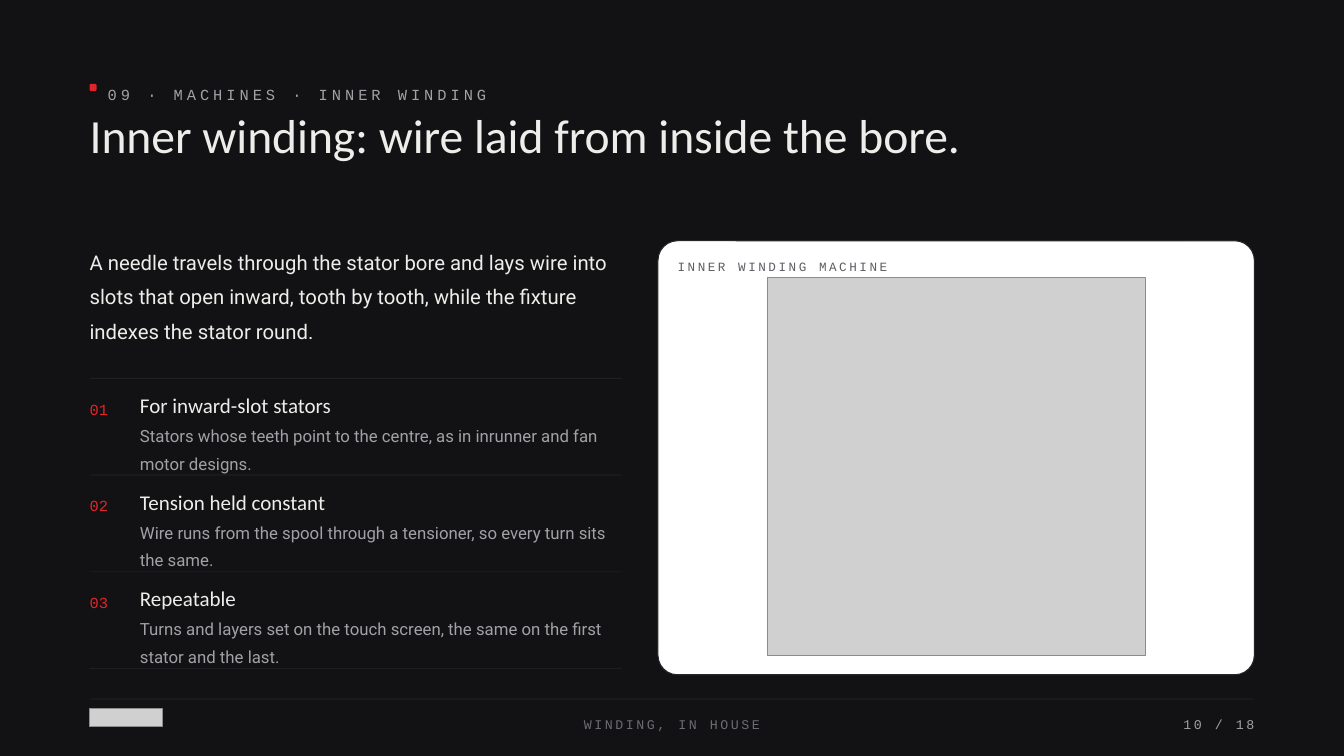
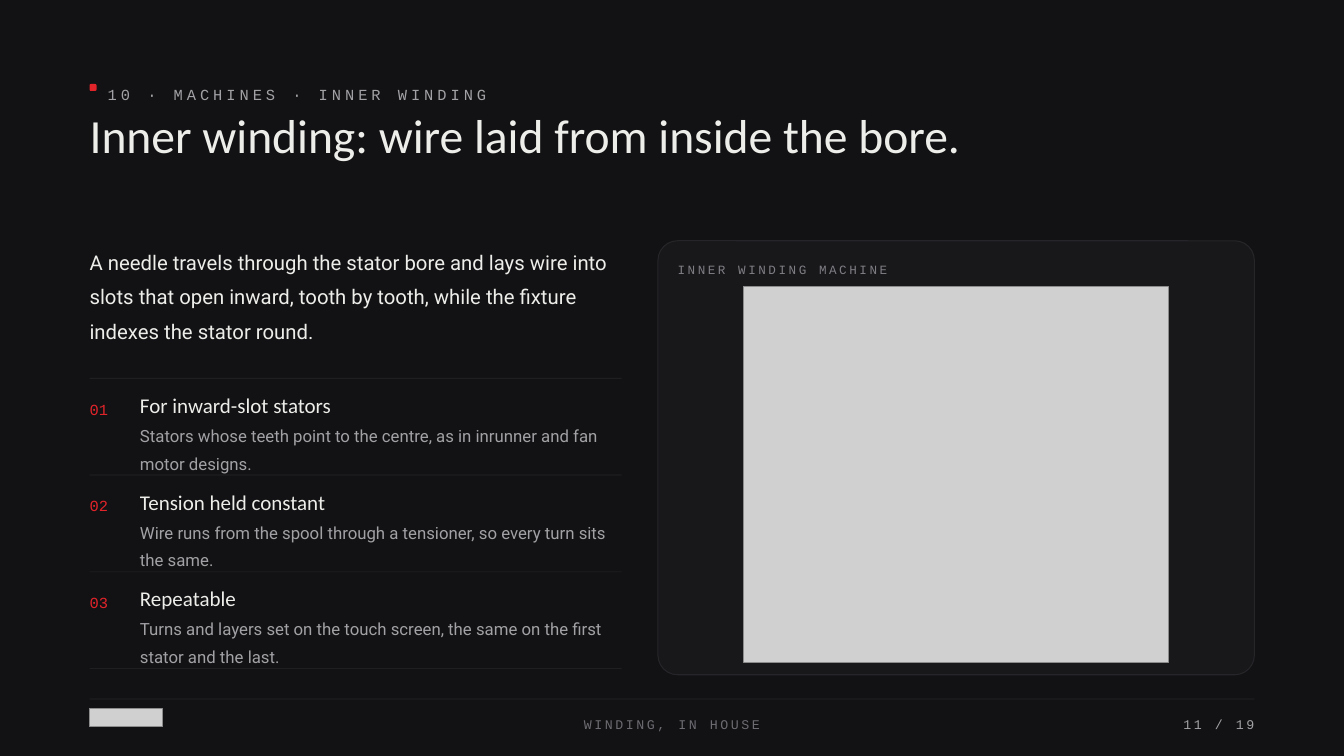
Before and after one commit to siddharthsu/siddharthsu, a slide deck: slide 11 of Taraxis_Presentation/Taraxis_Motor_Deck.pptx (slide 10 before the commit). Drawn at 1344x756 pixels with LibreOffice and Linux fonts; fonts in the diff are those of the drawing; grey boxes stand for pictures. Boxes give left, top, right and bottom in pixels: in the first picture for what was removed or moved away, otherwise in the second. Text is boxed around its words. In the diff, an @@ line names an element or a change of style, - is before the commit and + after.

```diff
--- a/Taraxis_Presentation/Taraxis_Motor_Deck.pptx
+++ b/Taraxis_Presentation/Taraxis_Motor_Deck.pptx
@@ text at [108,90,486,100]: text changed @@
-09 · MACHINES · INNER WINDING
+10 · MACHINES · INNER WINDING
@@ rounded rectangle at [658,241,1255,676]: fill #FFFFFF to #18181B @@
@@ text "INNER WINDING MACHINE" at [678,265,887,274]: text colour #5D5D63 to #7E7E84 @@
@@ picture: place and size @@
-picture at [767,277,1145,655]
+picture at [744,287,1170,662]
@@ text at [1183,720,1254,729]: text changed @@
-10 / 18
+11 / 19
```
Also in this commit, not shown: 16 other slides changed, 1 slide added, 2 other files.
